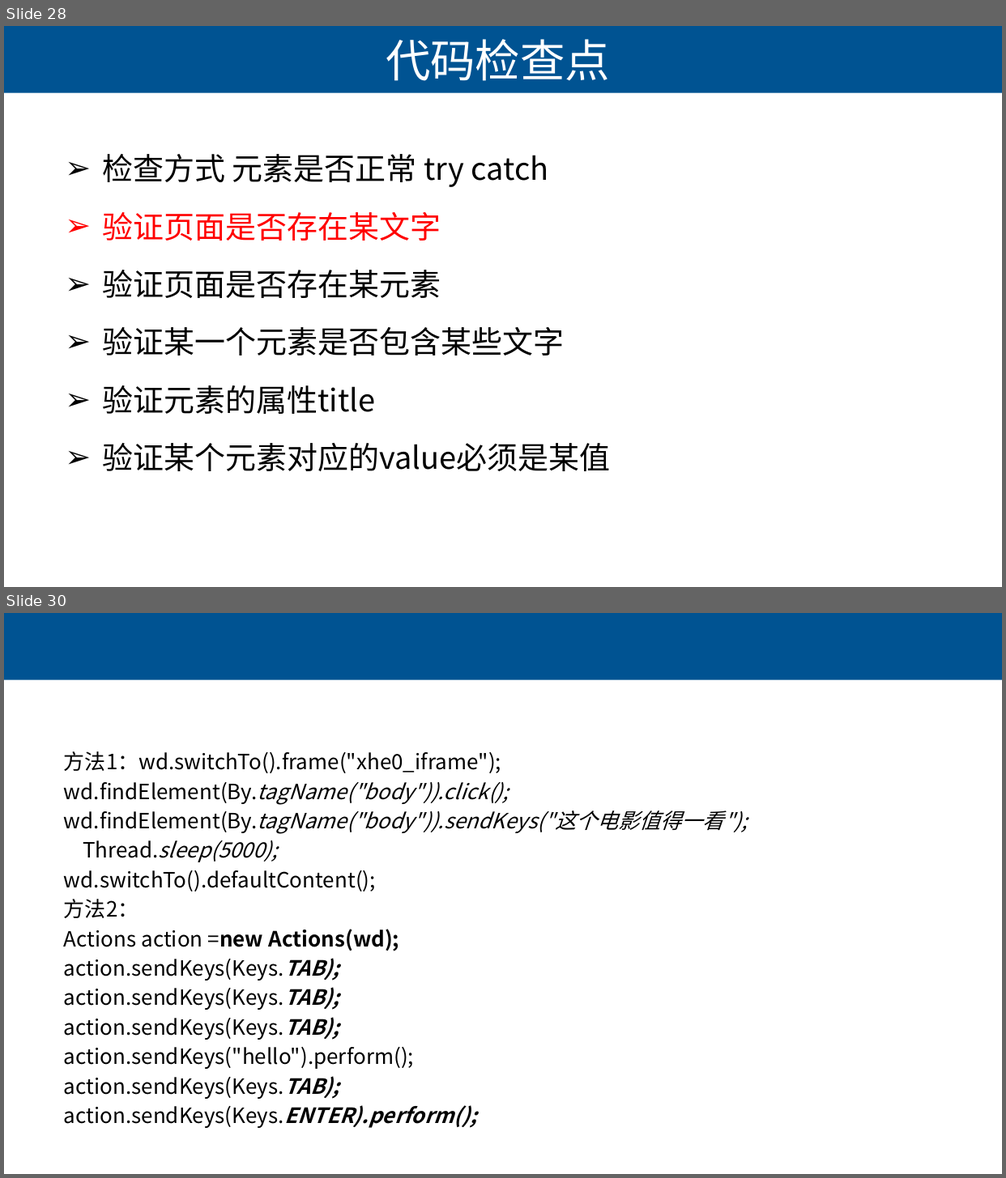
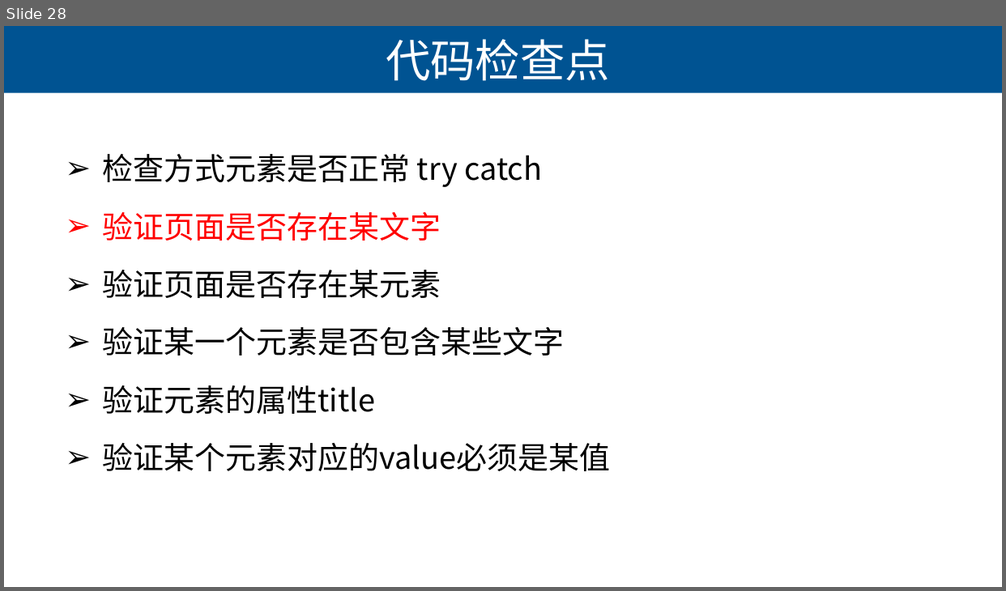
Before and after one commit to lihuanzhen2016/Selenium2019, a slide deck: PPT/05 WebDriver高级应用.pptx. Shown one above the other, each under a label of ours: slides 28 and 30 before the commit, slide 28 after it; the slides between them are not shown. The pictures are 1006x1178 and 1006x591 pixels, drawn with LibreOffice and Linux fonts; fonts in the diff are those of the drawing. Boxes give left, top, right and bottom in pixels: in the first picture for what was removed or moved away, otherwise in the second. Text is boxed around its words. In the diff, an @@ line names an element or a change of style, - is before the commit and + after.

```diff
--- a/PPT/05 WebDriver高级应用.pptx
+++ b/PPT/05 WebDriver高级应用.pptx
@@ slide 30 removed at box(4, 613, 1002, 1174), background #CCE8CF; not listed: 1 template element that a slide beside it also shows @@
@@ text removed at box(64, 752, 748, 1128) @@
-方法1：wd.switchTo().frame("xhe0_iframe");
-wd.findElement(By.tagName("body")).click();
-wd.findElement(By.tagName("body")).sendKeys("这个电影值得一看");
-Thread.sleep(5000);
-wd.switchTo().defaultContent();
-方法2：
-Actions action =new Actions(wd);
-action.sendKeys(Keys.TAB);
-action.sendKeys(Keys.TAB);
-action.sendKeys(Keys.TAB);
-action.sendKeys("hello").perform();
-action.sendKeys(Keys.TAB);
-action.sendKeys(Keys.ENTER).perform();
@@ slide 28 changed as well @@
@@ background #CCE8CF to #FFFFFF @@
@@ text at box(103, 154, 542, 187): spaces changed @@
-➢ 检查方式 元素是否正常 try catch
+➢ 检查方式元素是否正常 try catch
```
Also in this commit, not shown: 27 other slides changed, 2 slides added, 2 other slides removed, 1 other file.
